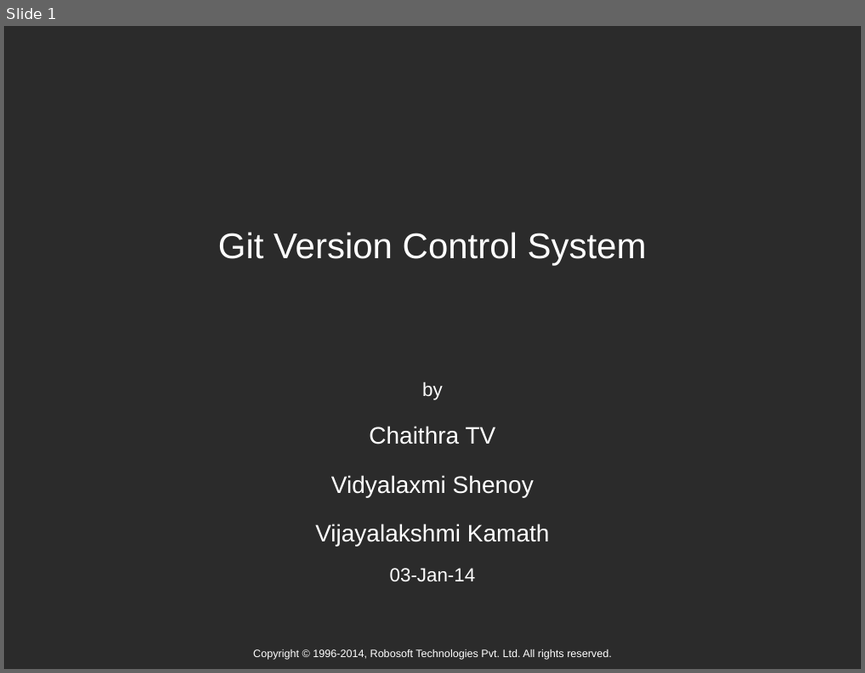
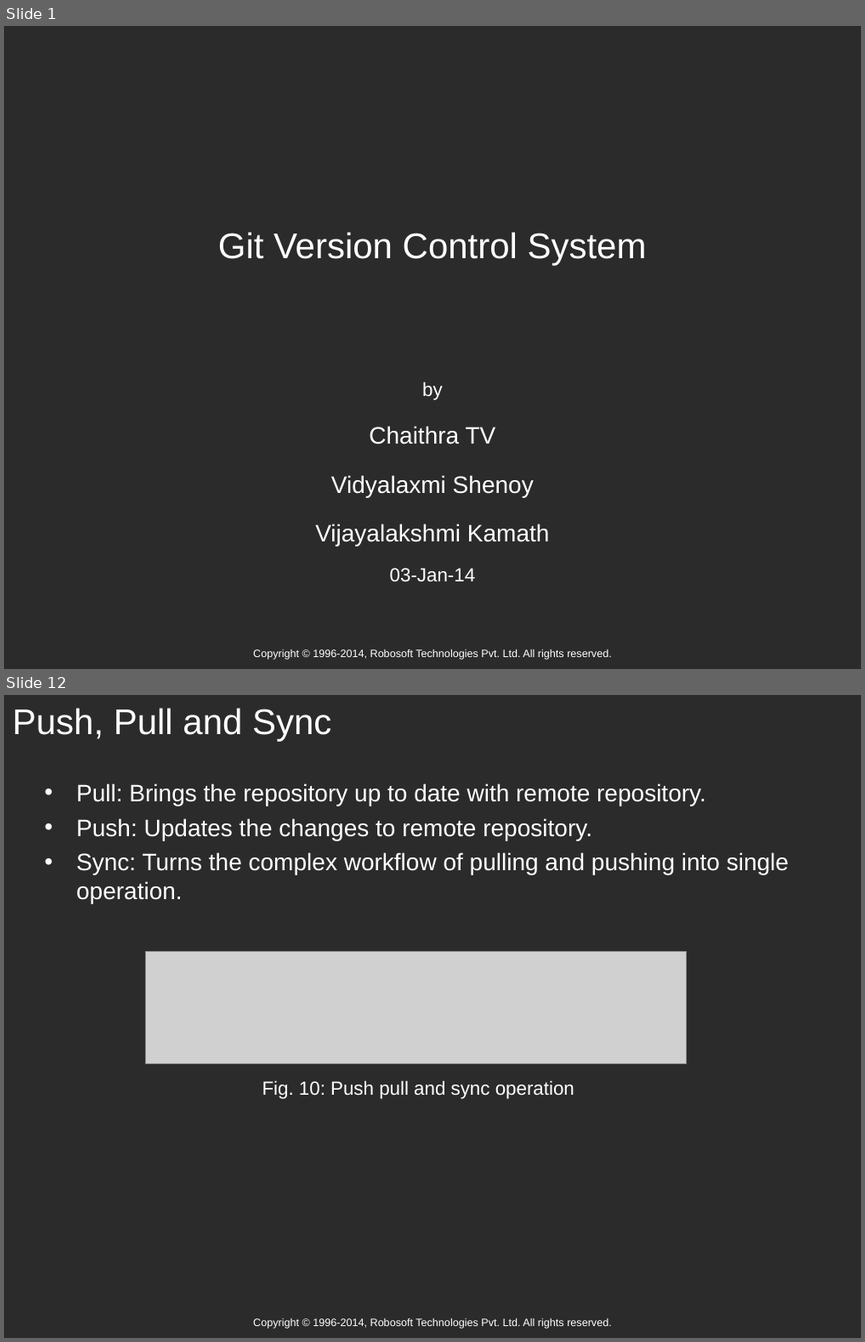
Before and after one commit to vidyalaxmi/GitPresentation, a slide deck: Subject (Limited).ppt. Shown one above the other, each under a label of ours: slide 1 before the commit, slides 1 and 12 after it; the slides between them are not shown. The pictures are 865x673 and 865x1342 pixels, drawn with LibreOffice and Linux fonts; fonts in the diff are those of the drawing; grey boxes stand for pictures; background and template pictures are left out; a plain dark background stands for a picture behind light text. Boxes give left, top, right and bottom in pixels: in the first picture for what was removed or moved away, otherwise in the second. Text is boxed around its words. In the diff, an @@ line names an element or a change of style, - is before the commit and + after.

```diff
--- a/Subject (Limited).ppt
+++ b/Subject (Limited).ppt
@@ slide 12 added at [4, 695, 861, 1338], background picture (left out); not listed: 1 template element that a slide beside it also shows @@
@@ title added at [12, 708, 331, 741], 30 pt, text #FFFFFF @@
+Push, Pull and Sync
@@ text added at [76, 783, 789, 903], 20 pt, text #FFFFFF @@
+• Pull: Brings the repository up to date with remote repository.
+• Push: Updates the changes to remote repository.
+• Sync: Turns the complex workflow of pulling and pushing into single operation.
@@ picture added at [145, 951, 686, 1063] @@
@@ text added at [262, 1080, 574, 1099], 16 pt, text #FFFFFF @@
+Fig. 10: Push pull and sync operation
```
Also in this commit, not shown: 8 other slides added, 3 other files.
